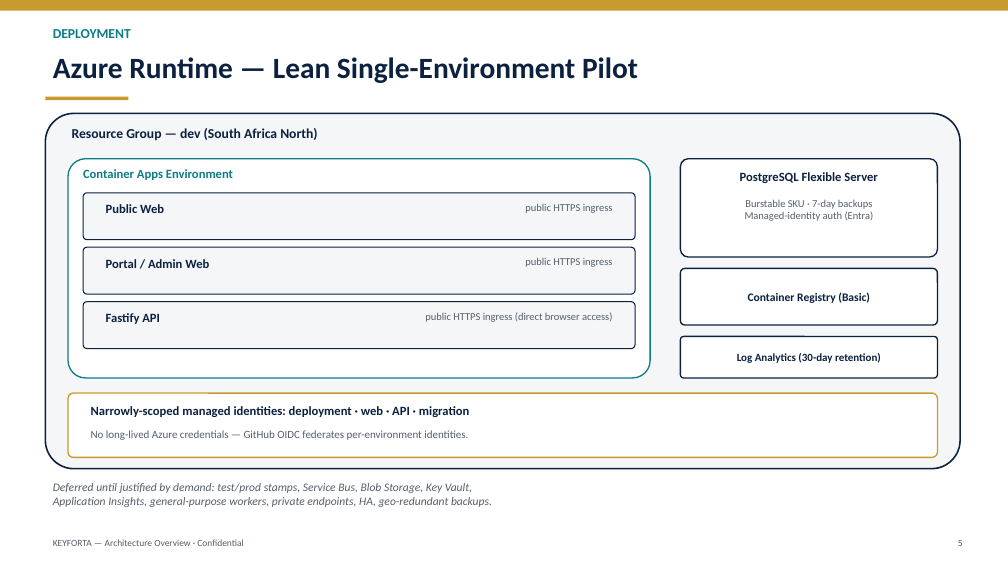
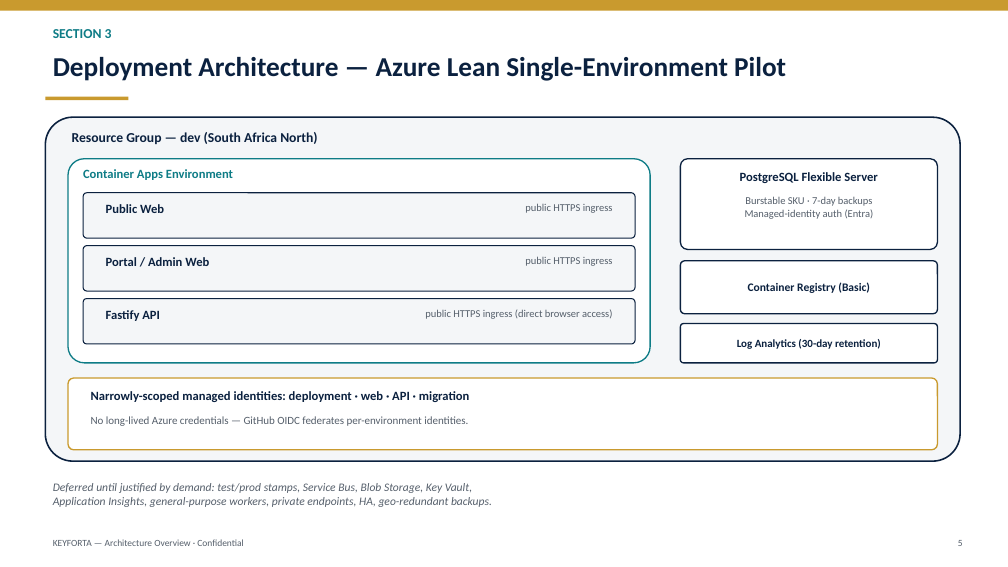
Before and after one commit to keyforta/keyforta-property, a slide deck: slide 5 of docs/architecture/presentations/keyforta-architecture-overview.pptx. Drawn at 1008x567 pixels with LibreOffice and Linux fonts; fonts in the diff are those of the drawing. Boxes give left, top, right and bottom in pixels: in the first picture for what was removed or moved away, otherwise in the second. Text is boxed around its words. In the diff, an @@ line names an element or a change of style, - is before the commit and + after.

```diff
--- a/docs/architecture/presentations/keyforta-architecture-overview.pptx
+++ b/docs/architecture/presentations/keyforta-architecture-overview.pptx
@@ text at box(53, 29, 112, 38): text changed @@
-DEPLOYMENT
+SECTION 3
@@ text at box(53, 57, 786, 81): text changed; size 28 to 26 pt @@
-Azure Runtime — Lean Single-Environment Pilot
+Deployment Architecture — Azure Lean Single-Environment Pilot
@@ rounded rectangle: place and size @@
-rounded rectangle at box(45, 113, 960, 469)
+rounded rectangle at box(45, 117, 960, 461)
@@ text "Resource Group — dev (South ...": place and size @@
-text "Resource Group — dev (South ..." at box(72, 128, 317, 140)
+text "Resource Group — dev (South ..." at box(72, 132, 317, 144)
@@ rounded rectangle: place and size @@
-rounded rectangle at box(68, 159, 650, 378)
+rounded rectangle at box(68, 159, 650, 363)
@@ rounded rectangle: place and size @@
-rounded rectangle at box(681, 159, 938, 257)
+rounded rectangle at box(681, 159, 938, 250)
@@ text "Container Registry (Basic)": place and size @@
-text "Container Registry (Basic)" at box(748, 292, 870, 303)
+text "Container Registry (Basic)" at box(748, 282, 870, 293)
@@ rounded rectangle: place and size @@
-rounded rectangle at box(681, 268, 938, 325)
+rounded rectangle at box(681, 261, 938, 314)
@@ rounded rectangle: place and size @@
-rounded rectangle at box(83, 302, 635, 349)
+rounded rectangle at box(83, 299, 635, 344)
@@ 2 texts, 1 rounded rectangle: place and size @@
-2 texts, 1 rounded rectangle at box(91, 337, 938, 417)
+2 texts, 1 rounded rectangle at box(91, 324, 938, 402)
@@ rounded rectangle: place and size @@
-rounded rectangle at box(68, 393, 938, 457)
+rounded rectangle at box(68, 378, 938, 450)
@@ text "No long-lived Azure credentials — ...": place and size @@
-text "No long-lived Azure credentials — ..." at box(91, 430, 468, 440)
+text "No long-lived Azure credentials — ..." at box(91, 416, 468, 426)
```
Also in this commit, not shown: 9 other slides changed, 3 slides added, 1 other file.
